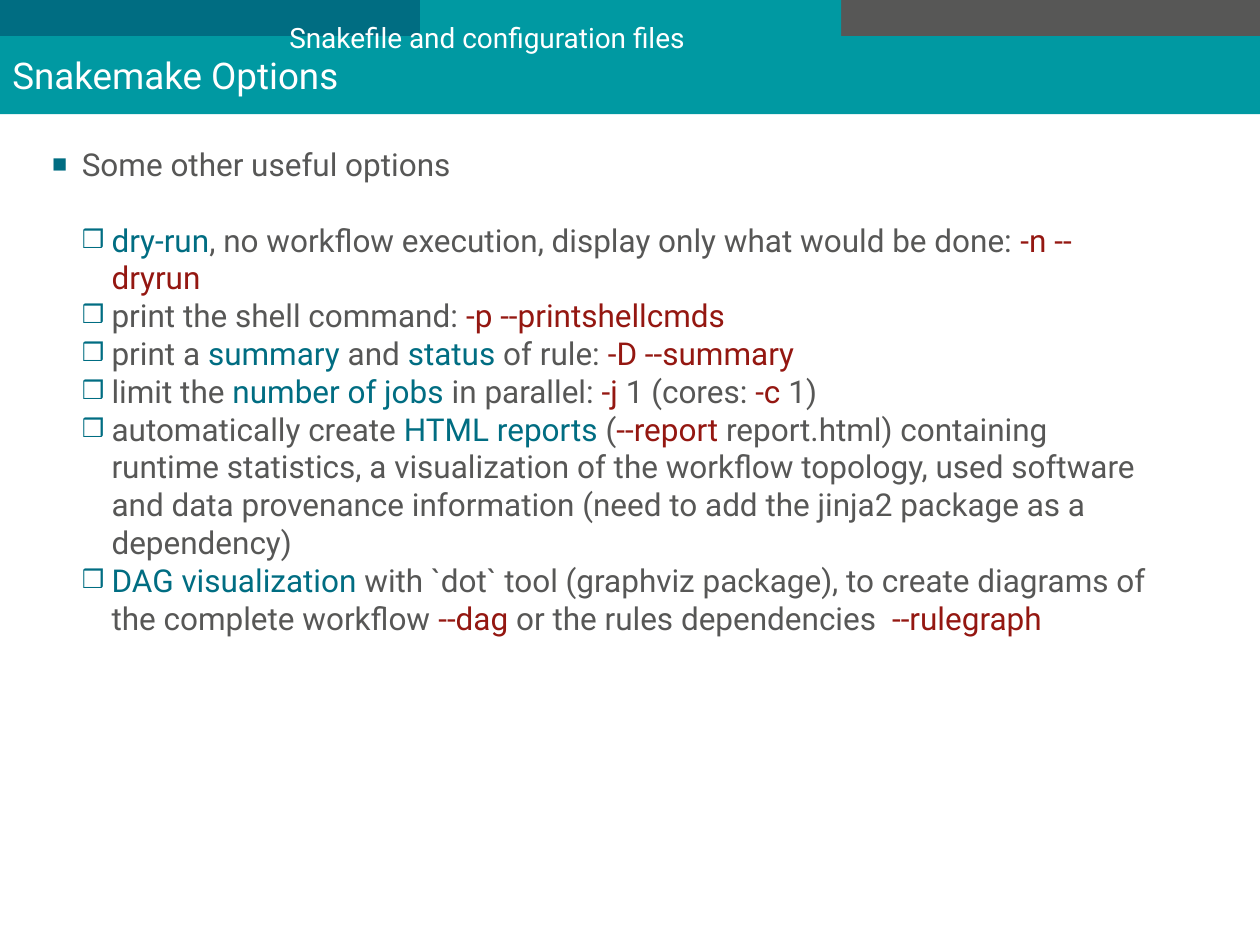
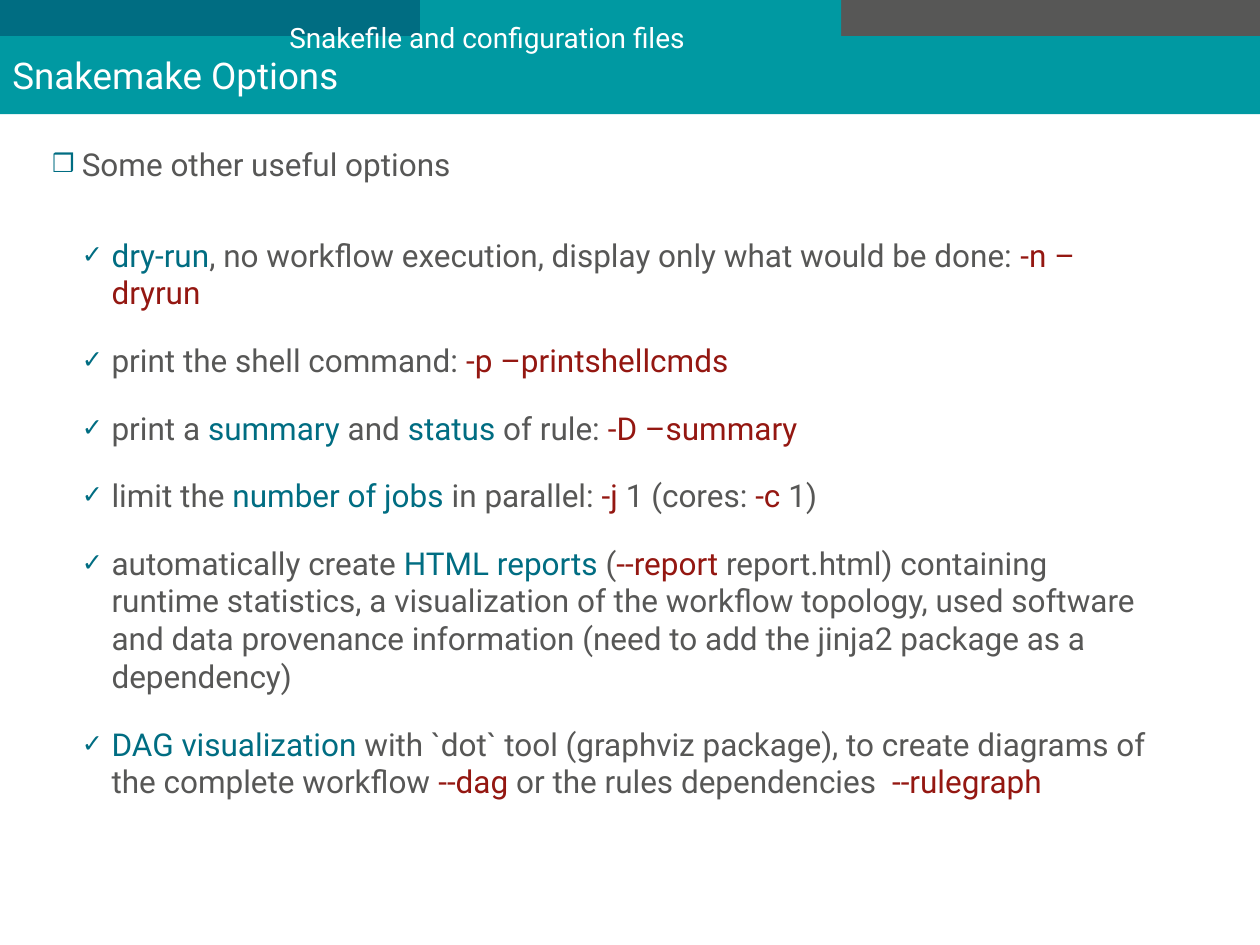
Before and after one commit to mesocentre-clermont-auvergne/formation_fair, a slide deck: slide 17 of fair_workflow/fair_workflow_cours/introduction_snakemake.odp (slide 16 before the commit). Drawn at 1260x945 pixels with LibreOffice and Linux fonts; fonts in the diff are those of the drawing; background and template pictures are left out. Boxes give left, top, right and bottom in pixels: in the first picture for what was removed or moved away, otherwise in the second. Text is boxed around its words. In the diff, an @@ line names an element or a change of style, - is before the commit and + after.

```diff
--- a/fair_workflow/fair_workflow_cours/introduction_snakemake.odp
+++ b/fair_workflow/fair_workflow_cours/introduction_snakemake.odp
@@ text at box(82, 152, 1145, 800): bullet ■ to ❒; bullet ❒ to ✓; more space between paragraphs @@
@@ text at box(112, 243, 1046, 447): text changed @@
-  ❒ dry-run, no workflow execution, display only what would be done: -n --dryrun
-  ❒ print the shell command: -p --printshellcmds
-  ❒ print a summary and status of rule: -D --summary
+  ✓ dry-run, no workflow execution, display only what would be done: -n –dryrun
+  ✓ print the shell command: -p –printshellcmds
+  ✓ print a summary and status of rule: -D –summary
```
Also in this commit, not shown: 15 other slides changed, 1 slide added, 18 other files.
